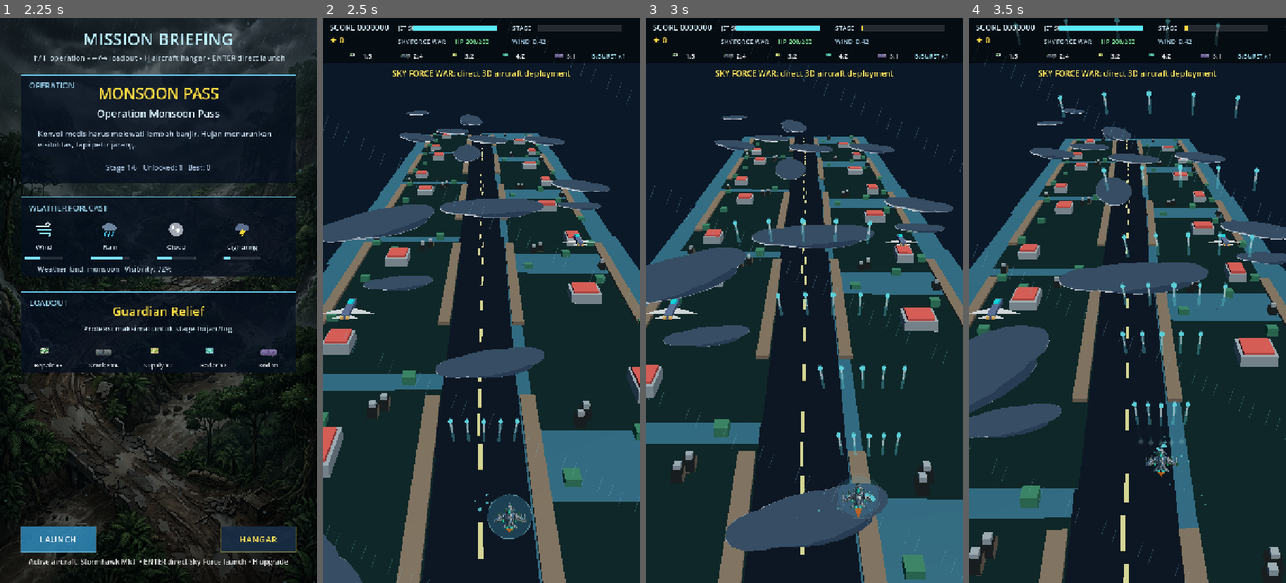
Above: before the commit, frames 1-4 (left to right).
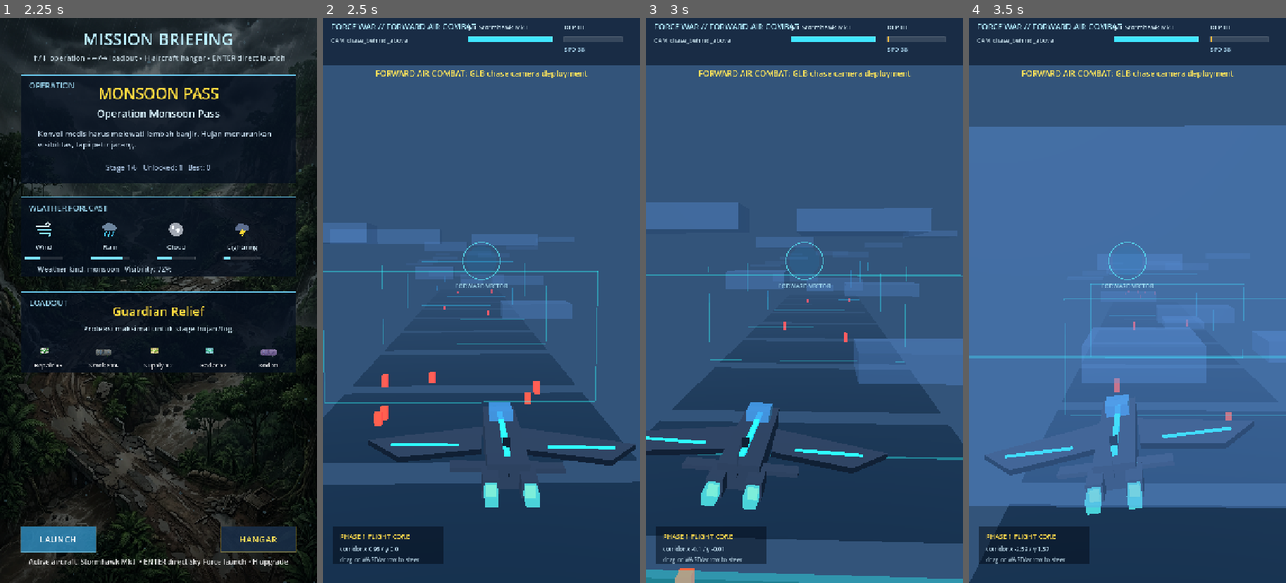
Above: after the commit, the same moments.

Repository: Scryptexai/Force-War
Game: Godot game, scene res://scenes/Main.tscn
The game is run twice, just before and just after one commit, with the same random seed, the same clock (stepped at 60 frames per second) and the same inputs.
Inputs (mouse positions are in pixels of both pictures, inside the frame that each line leads up to):
- Up to frame 1 (2.25 s): tap Enter at 0.5, 2.1 s; move the mouse to (228, 272) at 0.52 s; hold Right (move_right) 0.53-1.25 s; hold Shift 0.53-1.25 s; click (228, 272) at 0.67 s; tap Space at 0.77, 1.07 s; tap R at 0.8 s; drag from (95, 328) to (142, 413) at 1.27 s; move the mouse to (190, 176) at 2.02 s; hold Right (move_right) from 2.03 s (still down)
- Up to frame 2 (2.5 s): keep holding Right (move_right); tap Keypad Enter at 2.3 s
- Up to frame 3 (3 s): release Right (move_right) at 2.75 s; drag from (788, 413) to (709, 215) at 2.77 s
- Up to frame 4 (3.5 s): no input

Frame 1 is identical in both runs. In frame 2, 89% of the frame differs, in the area x 0-100%, y 0-100%; in frame 3, 91%; in frame 4, 97%.

Commit message:
Complete phase 1 forward flight core
Co-authored-by: arena-agent <297053741+arena-agent@users.noreply.github.com>

Diff:
--- a/project.godot
+++ b/project.godot
@@ -1,10 +1,10 @@
 ; Engine configuration file.
-; Godot 4.6.2 project for Force War: Sky Force War, an original direct vertical air-war shooter.
+; Godot 4.6.2 project for Force War, an original 3D forward air-combat shooter.
 config_version=5
 
 [application]
-config/name="Force War: Sky Force War"
-config/description="Original direct vertical air-war shooter built in Godot 4.6.2 and ready for Web export."
+config/name="Force War: Forward Air Combat"
+config/description="Original 3D forward air-combat shooter built in Godot 4.6.2 and ready for Web export."
 run/main_scene="res://scenes/Main.tscn"
 config/features=PackedStringArray("4.6")
 config/icon="res://assets/rendered/app_icon_force_war.png"
--- /dev/null
+++ b/scripts/forward_air_scene_3d.gd
@@ -0,0 +1,317 @@
+extends Node3D
+class_name ForwardAirScene3D
+
+# Phase 1 forward-flight scene. This is the new gameplay direction:
+# GLB aircraft, chase camera behind/slightly above, and forward motion in 3D.
+
+const PLAYER_MODEL_PATH = "res://assets/models/player_stormhawk.glb"
+const FORWARD_DIR = Vector3(0.0, 0.0, -1.0)
+
+var owner_main: Node
+var active = false
+var is_setup = false
+var rng = RandomNumberGenerator.new()
+
+var world_environment: WorldEnvironment
+var sun_light: DirectionalLight3D
+var camera: Camera3D
+var player_rig: Node3D
+var player_model: Node3D
+var afterburner_left: MeshInstance3D
+var afterburner_right: MeshInstance3D
+
+var lane_markers: Array = []
+var cloud_markers: Array = []
+var warzone_chunks: Array = []
+var debris_markers: Array = []
+
+var corridor_pos = Vector2.ZERO
+var corridor_target = Vector2.ZERO
+var corridor_width = 5.4
+var corridor_height = 2.6
+var forward_time = 0.0
+var mission_progress = 0.0
+var forward_speed = 36.0
+var boost_amount = 0.0
+var max_hp = 120
+var hp = 120
+var current_stage_name = "Forward Air Trial"
+var camera_mode = "chase_behind_above"
+
+
+func setup(main_owner: Node) -> void:
+	if is_setup:
+		return
+	owner_main = main_owner
+	rng.randomize()
+	name = "ForwardAirScene3D"
+	visible = false
+	_create_environment()
+	_create_camera_rig()
+	_create_player_rig()
+	_create_forward_depth_markers()
+	is_setup = true
+
+
+func start_mission(stage_data: Dictionary, loadout_data: Dictionary, aircraft_data: Dictionary) -> void:
+	if not is_setup:
+		setup(owner_main)
+	active = true
+	visible = true
+	current_stage_name = str(stage_data.get("name", "Forward Air Trial"))
+	forward_time = 0.0
+	mission_progress = 0.0
+	corridor_pos = Vector2.ZERO
+	corridor_target = Vector2.ZERO
+	forward_speed = 34.0 + float(stage_data.get("threat", 1.0)) * 4.0
+	max_hp = int(float(aircraft_data.get("hp", 120)) * float(loadout_data.get("armor", 1.0)))
+	hp = max_hp
+	if player_rig:
+		player_rig.position = Vector3(0.0, 1.5, 0.0)
+		player_rig.rotation = Vector3.ZERO
+	if camera:
+		camera.current = true
+		camera.position = Vector3(0.0, 4.8, 9.0)
+		camera.look_at(Vector3(0.0, 2.2, -18.0), Vector3.UP)
+	_reset_depth_nodes()
+
+
+func stop_mission() -> void:
+	active = false
+	visible = false
+	if camera:
+		camera.current = false
+
+
+func is_active() -> bool:
+	return active and visible
+
+
+func update_forward(delta: float, input_state: Dictionary) -> void:
+	if not active:
+		return
+	forward_time += delta
+	mission_progress = clamp(mission_progress + delta * forward_speed / 1250.0, 0.0, 0.985)
+	_update_corridor_position(delta, input_state)
+	_update_player_pose(delta, input_state)
+	_update_forward_markers(delta)
+	_update_camera(delta, input_state)
+
+
+func get_bridge_state() -> Dictionary:
+	return {
+		"missionMode": "forward_air_combat",
+		"cameraMode": camera_mode,
+		"playerModel": "glb",
+		"stageName": current_stage_name,
+		"progress": mission_progress,
+		"forwardSpeed": forward_speed,
+		"corridorX": corridor_pos.x,
+		"corridorY": corridor_pos.y,
+		"hp": hp,
+		"maxHp": max_hp,
+		"active": active
+	}
+
+
+func _create_environment() -> void:
+	world_environment = WorldEnvironment.new()
+	world_environment.name = "ForwardStormEnvironment"
+	var env = Environment.new()
+	env.background_mode = Environment.BG_COLOR
+	env.background_color = Color(0.015, 0.03, 0.075, 1.0)
+	env.ambient_light_source = Environment.AMBIENT_SOURCE_COLOR
+	env.ambient_light_color = Color(0.12, 0.20, 0.34, 1.0)
+	env.ambient_light_energy = 0.85
+	env.fog_enabled = true
+	env.fog_light_color = Color(0.20, 0.33, 0.48, 1.0)
+	env.fog_density = 0.018
+	world_environment.environment = env
+	add_child(world_environment)
+
+	sun_light = DirectionalLight3D.new()
+	sun_light.name = "StormKeyLight"
+	sun_light.light_color = Color(0.65, 0.82, 1.0, 1.0)
+	sun_light.light_energy = 1.65
+	sun_light.rotation_degrees = Vector3(-46.0, -28.0, 0.0)
+	add_child(sun_light)
+
+
+func _create_camera_rig() -> void:
+	camera = Camera3D.new()
+	camera.name = "ChaseCamera_BehindAbove"
+	camera.fov = 58.0
+	camera.near = 0.04
+	camera.far = 420.0
+	camera.current = false
+	add_child(camera)
+
+
+func _create_player_rig() -> void:
+	player_rig = Node3D.new()
+	player_rig.name = "PlayerRig3D_ForwardAircraft"
+	player_rig.position = Vector3(0.0, 1.5, 0.0)
+	add_child(player_rig)
+	_load_player_model()
+	_create_afterburners()
+
+
+func _load_player_model() -> void:
+	var packed = load(PLAYER_MODEL_PATH)
+	if packed is PackedScene:
+		player_model = packed.instantiate()
+		player_model.name = "PlayerStormhawkGLB"
+		player_model.scale = Vector3(1.0, 1.0, 1.0)
+		player_rig.add_child(player_model)
+	else:
+		player_model = Node3D.new()
+		player_model.name = "PlayerStormhawkFallbackMesh"
+		player_rig.add_child(player_model)
+		_create_fallback_aircraft(player_model)
+
+
+func _create_fallback_aircraft(parent: Node3D) -> void:
+	var metal = _make_material(Color(0.18, 0.22, 0.30, 1.0), Color(0.05, 0.16, 0.28, 1.0), 0.45)
+	var cyan = _make_material(Color(0.15, 0.75, 1.0, 1.0), Color(0.2, 0.9, 1.0, 1.0), 0.2)
+	parent.add_child(_box_mesh("FallbackFuselage", Vector3(0.0, 0.0, 0.05), Vector3(0.62, 0.34, 2.8), metal))
+	parent.add_child(_box_mesh("FallbackLeftWing", Vector3(-1.05, -0.04, 0.25), Vector3(1.75, 0.08, 0.62), metal))
+	parent.add_child(_box_mesh("FallbackRightWing", Vector3(1.05, -0.04, 0.25), Vector3(1.75, 0.08, 0.62), metal))
+	parent.add_child(_box_mesh("FallbackCanopy", Vector3(0.0, 0.24, -0.55), Vector3(0.38, 0.18, 0.58), cyan))
+
+
+func _create_afterburners() -> void:
+	var flame_mat = _make_material(Color(0.25, 0.82, 1.0, 0.78), Color(0.2, 0.9, 1.0, 1.0), 0.0, 0.78)
+	afterburner_left = _box_mesh("LeftAfterburnerFlame", Vector3(-0.28, -0.03, 1.78), Vector3(0.18, 0.18, 0.92), flame_mat)
+	afterburner_right = _box_mesh("RightAfterburnerFlame", Vector3(0.28, -0.03, 1.78), Vector3(0.18, 0.18, 0.92), flame_mat)
+	player_rig.add_child(afterburner_left)
+	player_rig.add_child(afterburner_right)
+
+
+func _create_forward_depth_markers() -> void:
+	var lane_mat = _make_material(Color(0.1, 0.9, 1.0, 0.38), Color(0.1, 0.65, 1.0, 1.0), 0.0, 0.38)
+	for i in range(8):
+		var gate = Node3D.new()
+		gate.name = "ForwardFlightGate_%02d" % i
+		gate.position = Vector3(0.0, 1.65, -18.0 - i * 13.5)
+		gate.add_child(_box_mesh("GateLeft", Vector3(-corridor_width, 0.0, 0.0), Vector3(0.035, corridor_height * 2.0, 0.035), lane_mat))
+		gate.add_child(_box_mesh("GateRight", Vector3(corridor_width, 0.0, 0.0), Vector3(0.035, corridor_height * 2.0, 0.035), lane_mat))
+		gate.add_child(_box_mesh("GateTop", Vector3(0.0, corridor_height, 0.0), Vector3(corridor_width * 2.0, 0.035, 0.035), lane_mat))
+		gate.add_child(_box_mesh("GateBottom", Vector3(0.0, -corridor_height, 0.0), Vector3(corridor_width * 2.0, 0.035, 0.035), lane_mat))
+		add_child(gate)
+		lane_markers.append(gate)
+
+	var cloud_mat = _make_material(Color(0.58, 0.72, 0.88, 0.35), Color(0.04, 0.10, 0.16, 1.0), 0.0, 0.35)
+	for i in range(18):
+		var cloud = _box_mesh("StormCloudChunk_%02d" % i, Vector3.ZERO, Vector3(rng.randf_range(2.2, 5.6), rng.randf_range(0.35, 0.95), rng.randf_range(1.2, 3.5)), cloud_mat)
+		cloud.position = Vector3(rng.randf_range(-9.5, 9.5), rng.randf_range(2.2, 7.0), -12.0 - rng.randf_range(0.0, 110.0))
+		add_child(cloud)
+		cloud_markers.append(cloud)
+
+	var ocean_mat = _make_material(Color(0.03, 0.12, 0.18, 1.0), Color(0.0, 0.05, 0.08, 1.0), 0.15)
+	var fire_mat = _make_material(Color(1.0, 0.34, 0.08, 1.0), Color(1.0, 0.18, 0.02, 1.0), 0.0)
+	for i in range(10):
+		var chunk = _box_mesh("WarzoneBelow_%02d" % i, Vector3.ZERO, Vector3(14.0, 0.06, 10.0), ocean_mat)
+		chunk.position = Vector3(0.0, -3.2, -10.0 - i * 12.0)
+		add_child(chunk)
+		warzone_chunks.append(chunk)
+		var fire = _box_mesh("WarzoneFire_%02d" % i, Vector3.ZERO, Vector3(0.34, 0.75, 0.34), fire_mat)
+		fire.position = Vector3(rng.randf_range(-5.0, 5.0), -2.75, chunk.position.z + rng.randf_range(-4.0, 4.0))
+		add_child(fire)
+		debris_markers.append(fire)
+
+
+func _reset_depth_nodes() -> void:
+	for i in range(lane_markers.size()):
+		lane_markers[i].position.z = -18.0 - i * 13.5
+	for node in cloud_markers:
+		node.position = Vector3(rng.randf_range(-9.5, 9.5), rng.randf_range(2.2, 7.0), -12.0 - rng.randf_range(0.0, 110.0))
+	for i in range(warzone_chunks.size()):
+		warzone_chunks[i].position = Vector3(0.0, -3.2, -10.0 - i * 12.0)
+	for node in debris_markers:
+		node.position = Vector3(rng.randf_range(-5.0, 5.0), -2.75, -14.0 - rng.randf_range(0.0, 105.0))
+
+
+func _update_corridor_position(delta: float, input_state: Dictionary) -> void:
+	var move = Vector2(input_state.get("move", Vector2.ZERO))
+	var pointer_on = bool(input_state.get("pointer_active", false))
+	if pointer_on:
+		var target = Vector2(input_state.get("pointer", Vector2(360.0, 840.0)))
+		var view = Vector2(input_state.get("viewport", Vector2(720.0, 1280.0)))
+		corridor_target.x = clamp((target.x / max(1.0, view.x) - 0.5) * corridor_width * 2.0, -corridor_width, corridor_width)
+		corridor_target.y = clamp((0.64 - target.y / max(1.0, view.y)) * corridor_height * 2.4, -corridor_height, corridor_height)
+		corridor_pos = corridor_pos.lerp(corridor_target, min(1.0, delta * 7.5))
+	else:
+		corridor_pos += Vector2(move.x, -move.y) * delta * 5.2
+	corridor_pos.x = clamp(corridor_pos.x, -corridor_width, corridor_width)
+	corridor_pos.y = clamp(corridor_pos.y, -corridor_height, corridor_height)
+
+
+func _update_player_pose(delta: float, input_state: Dictionary) -> void:
+	var boost = bool(input_state.get("boost", false))
+	boost_amount = lerp(boost_amount, 1.0 if boost else 0.0, min(1.0, delta * 4.0))
+	var bob = sin(forward_time * 4.2) * 0.04
+	player_rig.position = Vector3(corridor_pos.x, 1.55 + corridor_pos.y + bob, 0.0)
+	var roll = -corridor_pos.x / corridor_width * 0.32
+	var pitch = corridor_pos.y / corridor_height * 0.12 - boost_amount * 0.06
+	player_rig.rotation = player_rig.rotation.lerp(Vector3(pitch, 0.0, roll), min(1.0, delta * 6.0))
+	var flame_scale = 1.0 + boost_amount * 0.65 + sin(forward_time * 18.0) * 0.08
+	if afterburner_left:
+		afterburner_left.scale.z = flame_scale
+	if afterburner_right:
+		afterburner_right.scale.z = flame_scale
+
+
+func _update_forward_markers(delta: float) -> void:
+	var speed = forward_speed * (1.0 + boost_amount * 0.28)
+	for gate in lane_markers:
+		gate.position.z += speed * delta
+		if gate.position.z > 10.0:
+			gate.position.z -= 108.0
+	for cloud in cloud_markers:
+		cloud.position.z += speed * 0.64 * delta
+		cloud.position.x += sin(forward_time * 0.45 + cloud.position.z) * delta * 0.22
+		if cloud.position.z > 14.0:
+			cloud.position = Vector3(rng.randf_range(-9.5, 9.5), rng.randf_range(2.2, 7.0), -118.0 - rng.randf_range(0.0, 18.0))
+	for chunk in warzone_chunks:
+		chunk.position.z += speed * 0.92 * delta
+		if chunk.position.z > 14.0:
+			chunk.position.z -= 118.0
+	for debris in debris_markers:
+		debris.position.z += speed * 1.08 * delta
+		debris.scale.y = 1.0 + sin(forward_time * 9.0 + debris.position.x) * 0.25
+		if debris.position.z > 12.0:
+			debris.position = Vector3(rng.randf_range(-5.2, 5.2), -2.75, -118.0 - rng.randf_range(0.0, 24.0))
+
+
+func _update_camera(delta: float, input_state: Dictionary) -> void:
+	var player_pos = player_rig.global_position
+	var target_camera = player_pos + Vector3(corridor_pos.x * 0.08, 3.25, 8.7 - boost_amount * 0.9)
+	camera.position = camera.position.lerp(target_camera, min(1.0, delta * 5.0))
+	var look_target = player_pos + Vector3(corridor_pos.x * 0.04, 0.85, -19.0)
+	camera.look_at(look_target, Vector3.UP)
+	camera.fov = lerp(camera.fov, 63.0 if bool(input_state.get("boost", false)) else 58.0, min(1.0, delta * 3.5))
+
+
+func _box_mesh(node_name: String, pos: Vector3, size: Vector3, material: Material) -> MeshInstance3D:
+	var mesh = BoxMesh.new()
+	mesh.size = size
+	var mi = MeshInstance3D.new()
+	mi.name = node_name
+	mi.mesh = mesh
+	mi.position = pos
+	mi.material_override = material
+	return mi
+
+
+func _make_material(albedo: Color, emission: Color = Color.BLACK, metallic: float = 0.0, alpha: float = 1.0) -> StandardMaterial3D:
+	var mat = StandardMaterial3D.new()
+	mat.albedo_color = Color(albedo.r, albedo.g, albedo.b, alpha)
+	mat.metallic = metallic
+	mat.roughness = 0.38
+	if alpha < 0.99:
+		mat.transparency = BaseMaterial3D.TRANSPARENCY_ALPHA
+		mat.no_depth_test = false
+	mat.emission_enabled = emission != Color.BLACK
+	mat.emission = emission
+	mat.emission_energy_multiplier = 1.6
+	return mat
--- a/scripts/main.gd
+++ b/scripts/main.gd
@@ -13,6 +13,7 @@
 const CONVOY_RADIUS = 25.0
 const ROAD_WIDTH = 156.0
 const MAX_STAGE = 6
+const FORWARD_AIR_SCENE_SCRIPT = preload("res://scripts/forward_air_scene_3d.gd")
 
 enum GameState { LOADING, TITLE, BRIEFING, HANGAR, GROUND, PLAYING, STAGE_CLEAR, GAME_OVER, PAUSED }
 
@@ -141,6 +142,7 @@
 var air_tiles: Array = []
 var air_cloud_nodes: Array = []
 var air_scene_cache: Dictionary = {}
+var forward_scene: Node3D
 
 
 func _ready() -> void:
@@ -169,7 +171,8 @@
 func _process(delta: float) -> void:
 	time += delta
 	update_background(delta)
-	update_air_arena_3d(delta)
+	if not using_forward_air_scene():
+		update_air_arena_3d(delta)
 	warning_timer = max(0.0, warning_timer - delta)
 	weather_flash = max(0.0, weather_flash - delta * 2.6)
 	screen_flash = max(0.0, screen_flash - delta * 3.6)
@@ -260,6 +263,7 @@
 		purchase_or_upgrade_selected()
 	elif state == GameState.STAGE_CLEAR:
 		cleanup_air_arena_scene()
+		cleanup_forward_air_scene()
 		state = GameState.BRIEFING
 		selected_stage = int(clamp(int(save_data.get("unlocked_stage", 1)) - 1, 0, stages.size() - 1))
 	elif state == GameState.GAME_OVER:
@@ -282,6 +286,7 @@
 			cleanup_ground_scene()
 		if previous_state == GameState.PLAYING:
 			cleanup_air_arena_scene()
+			cleanup_forward_air_scene()
 		state = GameState.BRIEFING
 		js_emit("abort_mission", {})
 	else:
@@ -997,6 +1002,7 @@
 func start_stage(index: int) -> void:
 	cleanup_ground_scene()
 	cleanup_air_arena_scene()
+	cleanup_forward_air_scene()
 	stage_index = int(clamp(index, 0, stages.size() - 1))
 	selected_stage = stage_index
 	stage = stages[stage_index]
@@ -1068,10 +1074,13 @@
 	spawn_weather_field()
 	if DIRECT_SKY_FORCE_MODE:
 		cleanup_ground_scene()
-		setup_air_arena_scene()
+		cleanup_air_arena_scene()
+		ensure_forward_air_scene()
+		if forward_scene and forward_scene.has_method("start_mission"):
+			forward_scene.start_mission(stage, loadout, active_aircraft())
 		state = GameState.PLAYING
-		show_warning("SKY FORCE WAR: direct 3D aircraft deployment")
-		js_emit("stage_start", {"stage": stage_index + 1, "name": stage["name"], "loadout": loadout["name"], "weather": stage["weather"], "phase": "sky_force_war"})
+		show_warning("FORWARD AIR COMBAT: GLB chase camera deployment")
+		js_emit("stage_start", {"stage": stage_index + 1, "name": stage["name"], "loadout": loadout["name"], "weather": stage["weather"], "phase": "forward_air_combat", "camera": "chase_behind_above", "playerModel": "glb"})
 	else:
 		start_ground_phase()
 		js_emit("stage_start", {"stage": stage_index + 1, "name": stage["name"], "loadout": loadout["name"], "weather": stage["weather"], "phase": "ground_chase"})
@@ -1150,6 +1159,36 @@
 	air_camera = null
 	air_tiles.clear()
 	air_cloud_nodes.clear()
+
+
+func ensure_forward_air_scene() -> void:
+	if forward_scene != null and is_instance_valid(forward_scene):
+		return
+	forward_scene = FORWARD_AIR_SCENE_SCRIPT.new()
+	add_child(forward_scene)
+	if forward_scene.has_method("setup"):
+		forward_scene.setup(self)
+
+
+func cleanup_forward_air_scene() -> void:
+	if forward_scene != null and is_instance_valid(forward_scene):
+		if forward_scene.has_method("stop_mission"):
+			forward_scene.stop_mission()
+
+
+func using_forward_air_scene() -> bool:
+	return forward_scene != null and is_instance_valid(forward_scene) and forward_scene.has_method("is_active") and bool(forward_scene.is_active())
+
+
+func forward_input_state() -> Dictionary:
+	var direction = Input.get_vector("move_left", "move_right", "move_up", "move_down")
+	return {
+		"move": direction,
+		"pointer_active": touch_active or pointer_active,
+		"pointer": pointer_target,
+		"viewport": Vector2(W, H),
+		"boost": Input.is_key_pressed(KEY_SHIFT)
+	}
 
 
 func instantiate_air_model(path: String, node_name: String, pos: Vector3, yaw: float = 0.0, scale_value: Vector3 = Vector3.ONE) -> Node3D:
@@ -1660,6 +1699,17 @@
 	radar_timer = max(0.0, radar_timer - delta)
 	overcharge_timer = max(0.0, overcharge_timer - delta)
 	supply_turret_timer = max(0.0, supply_turret_timer - delta)
+	if using_forward_air_scene():
+		if forward_scene.has_method("update_forward"):
+			forward_scene.update_forward(delta, forward_input_state())
+		if forward_scene.has_method("get_bridge_state"):
+			var forward_state = forward_scene.get_bridge_state()
+			route_progress = float(forward_state.get("progress", 0.0)) * route_distance
+			player["hp"] = int(forward_state.get("hp", player.get("hp", 0)))
+			player["max_hp"] = int(forward_state.get("maxHp", player.get("max_hp", 1)))
+		update_particles(delta)
+		update_effects(delta)
+		return
 	route_offset = lerp(route_offset, route_target_offset, min(1.0, delta * 1.2))
 	update_player(delta)
 	update_weather(delta)
@@ -2703,9 +2753,15 @@
 		"convoyHp": 0 if DIRECT_SKY_FORCE_MODE else convoy_total_hp(),
 		"convoyMaxHp": 0 if DIRECT_SKY_FORCE_MODE else convoy_max_hp(),
 		"playerHp": int(player.get("hp", 0)),
-		"missionMode": "sky_force_war" if DIRECT_SKY_FORCE_MODE else "escort_convoy",
+		"missionMode": "forward_air_combat" if using_forward_air_scene() else ("sky_force_war" if DIRECT_SKY_FORCE_MODE else "escort_convoy"),
 		"weather": stage.get("weather", {})
 	}
+	if using_forward_air_scene() and forward_scene.has_method("get_bridge_state"):
+		var forward_state = forward_scene.get_bridge_state()
+		for key in forward_state.keys():
+			payload[key] = forward_state[key]
+		payload["playerHp"] = int(forward_state.get("hp", payload["playerHp"]))
+		payload["progress"] = float(forward_state.get("progress", payload["progress"]))
 	Engine.get_singleton("JavaScriptBridge").eval("window.ForceWarBridge=window.ForceWarBridge||{events:[]};window.ForceWarBridge.state=" + JSON.stringify(payload) + ";", false)
 
 
@@ -2754,6 +2810,11 @@
 	if state == GameState.PAUSED and previous_state == GameState.GROUND:
 		draw_ground_overlay()
 		draw_pause_overlay()
+		return
+	if using_forward_air_scene() and (state == GameState.PLAYING or (state == GameState.PAUSED and previous_state == GameState.PLAYING)):
+		draw_forward_hud()
+		if state == GameState.PAUSED:
+			draw_pause_overlay()
 		return
 	if using_air_arena_3d():
 		draw_air_weather_overlay()
@@ -3392,6 +3453,40 @@
 		draw_text_center(warning_text, 130, 14, Color(1.0, 0.9, 0.35, 1.0))
 
 
+func draw_forward_hud() -> void:
+	var forward_state = {}
+	if using_forward_air_scene() and forward_scene.has_method("get_bridge_state"):
+		forward_state = forward_scene.get_bridge_state()
+	draw_rect(Rect2(0, 0, W, 108), Color(0.0, 0.02, 0.06, 0.50))
+	draw_text("FORCE WAR // FORWARD AIR COMBAT", 18, 26, 18, Color(0.70, 0.93, 1.0, 0.96))
+	draw_text("CAM " + str(forward_state.get("cameraMode", "chase_behind_above")), 18, 56, 14, Color(0.86, 0.96, 1.0, 0.82))
+	var hp_ratio = float(forward_state.get("hp", player.get("hp", 0))) / max(1.0, float(forward_state.get("maxHp", player.get("max_hp", 1))))
+	draw_text("JET " + str(active_aircraft().get("name", "Stormhawk")), 330, 26, 14, Color(0.86, 0.96, 1.0, 0.92))
+	draw_bar(Rect2(330, 42, 190, 12), hp_ratio, Color(0.25, 0.90, 1.0, 1.0), Color(0.0, 0.0, 0.0, 0.55))
+	var progress = float(forward_state.get("progress", route_progress / max(1.0, route_distance)))
+	draw_text("DEPTH", 548, 26, 14, Color(0.86, 0.96, 1.0, 0.88))
+	draw_bar(Rect2(548, 42, 132, 12), progress, Color(1.0, 0.74, 0.24, 1.0), Color(1.0, 1.0, 1.0, 0.13))
+	draw_text("SPD " + str(int(float(forward_state.get("forwardSpeed", 0.0)))), 548, 76, 14, Color(0.72, 0.9, 1.0, 0.90))
+
+	var reticle = Vector2(W * 0.5, H * 0.43)
+	draw_circle(reticle, 34.0, Color(0.08, 0.50, 0.75, 0.16))
+	draw_arc(reticle, 42.0, 0.0, TAU, 64, Color(0.35, 0.95, 1.0, 0.72), 2.0)
+	draw_line(reticle + Vector2(-58, 0), reticle + Vector2(-16, 0), Color(0.35, 0.95, 1.0, 0.70), 2.0)
+	draw_line(reticle + Vector2(16, 0), reticle + Vector2(58, 0), Color(0.35, 0.95, 1.0, 0.70), 2.0)
+	draw_line(reticle + Vector2(0, -58), reticle + Vector2(0, -16), Color(0.35, 0.95, 1.0, 0.70), 2.0)
+	draw_line(reticle + Vector2(0, 16), reticle + Vector2(0, 58), Color(0.35, 0.95, 1.0, 0.70), 2.0)
+	draw_text_centered_at("FORWARD VECTOR", reticle + Vector2(0, 62), 13, Color(0.70, 0.93, 1.0, 0.78))
+
+	var cx = float(forward_state.get("corridorX", 0.0))
+	var cy = float(forward_state.get("corridorY", 0.0))
+	draw_rect(Rect2(22, H - 128, 252, 84), Color(0.0, 0.02, 0.06, 0.46))
+	draw_text("PHASE 1 FLIGHT CORE", 38, H - 100, 15, Color(1.0, 0.86, 0.30, 0.96))
+	draw_text("corridor x " + str(snapped(cx, 0.01)) + " / y " + str(snapped(cy, 0.01)), 38, H - 72, 13, Color(0.82, 0.94, 1.0, 0.86))
+	draw_text("drag or WASD/arrow to steer", 38, H - 48, 13, Color(0.82, 0.94, 1.0, 0.70))
+	if warning_timer > 0:
+		draw_text_center(warning_text, 132, 18, Color(1.0, 0.9, 0.35, min(1.0, warning_timer)))
+
+
 func draw_hud() -> void:
 	draw_rect(Rect2(0, 0, W, 102), Color(0,0,0,0.52))
 	draw_text("SCORE " + str(stage_score).pad_zeros(7), 15, 28, 18, Color(0.86, 0.96, 1, 1))
Binary file added: assets/models/player_stormhawk.glb
Not shown, added: assets/models/player_stormhawk.glb.import
Not shown, changed: export_presets.cfg
Not shown, changed: package.json
Not shown, added: scripts/forward_air_scene_3d.gd.uid
Not shown, changed: docs/ASSET_CATALOG.md
Not shown, added: docs/PHASE_1_CORE_FORWARD_FLIGHT_REPORT.md
Not shown, changed: docs/REBUILD_ROADMAP_AND_MILESTONES.md
Not shown, changed: docs/WEB_BUILD_FLOW.md
Not shown, changed: index.pck
